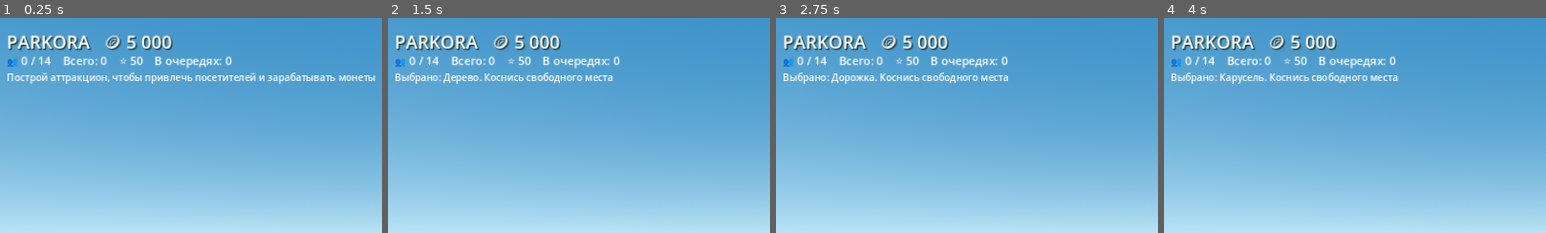
Above: before the commit, frames 1-4 (left to right).
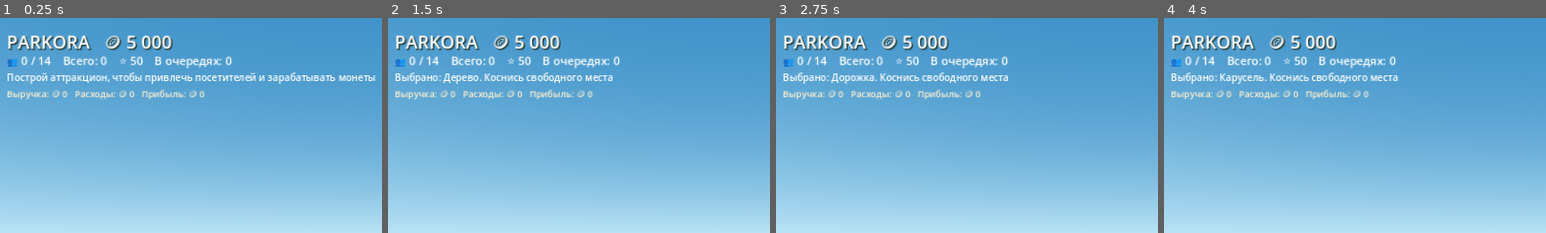
Above: after the commit, the same moments.

Repository: uchihabaha05-del/PARKORA
Game: Godot game, scene res://scenes/main.tscn
Two runs of this game, one before a commit and one after it. Both use one fixed random seed, a clock stepped at 60 frames per second and the inputs below.
Inputs:
- Up to frame 1 (0.25 s): no input
- Up to frame 2 (1.5 s): click "Карусель 🪙 1 200" at 0.5 s; click "Дерево 🪙 100" at 1.25 s
- Up to frame 3 (2.75 s): click "Дорожка 🪙 25" at 2 s
- Up to frame 4 (4 s): click "Отмена" at 2.75 s; click "Карусель 🪙 1 200" at 3.5 s
The pictures show only the part of the screen within x 1-51%, y 0-50%; the shares and areas given below are measured in that part.

The runs differ from the first frame. In frame 1, 1.0% of the frame differs, in the area x 2-54%, y 33-38%; in frame 2, 1.0%; in frame 3, 1.0%; in frame 4, 1.0%.

Commit message:
Add attraction maintenance costs and park financial reporting

Diff:
--- a/scripts/main.gd
+++ b/scripts/main.gd
@@ -22,7 +22,10 @@
 var spawn_timer := 1.0
 var total_visitors := 0
 var total_income := 0
+var total_expenses := 0
+var maintenance_timer := 10.0
 var park_rating := 50.0
+var economy_label: Label
 
 var grass_material: StandardMaterial3D
 var path_material: StandardMaterial3D
@@ -51,6 +54,7 @@
 func _process(delta: float) -> void:
 	_update_visitors(delta)
 	_animate_rides(delta)
+	_update_economy(delta)
 	spawn_timer -= delta
 	if spawn_timer <= 0.0:
 		spawn_timer = _visitor_spawn_interval()
@@ -183,6 +187,12 @@
 	hint_label.add_theme_font_size_override("font_size", 16)
 	hint_label.add_theme_color_override("font_color", Color.WHITE)
 	root.add_child(hint_label)
+
+	economy_label = Label.new()
+	economy_label.position = Vector2(24, 116)
+	economy_label.add_theme_font_size_override("font_size", 15)
+	economy_label.add_theme_color_override("font_color", Color("#fff0cf"))
+	root.add_child(economy_label)
 
 	var panel := PanelContainer.new()
 	panel.anchor_left = 0.5
@@ -376,6 +386,26 @@
 				node.rotate_y(delta * 0.75)
 			else:
 				node.rotate_z(delta * 0.22)
+
+
+
+func _update_economy(delta: float) -> void:
+	maintenance_timer -= delta
+	if maintenance_timer > 0.0:
+		return
+	maintenance_timer = 10.0
+	var upkeep := rides.size() * 3
+	if upkeep <= 0:
+		return
+	total_expenses += upkeep
+	if coins >= upkeep:
+		coins -= upkeep
+		_set_hint("Обслуживание аттракционов: −🪙 " + str(upkeep))
+	else:
+		coins = 0
+		park_rating = maxf(0.0, park_rating - 1.0)
+		_set_hint("Не хватает монет на обслуживание! Рейтинг парка снижается")
+	_update_hud()
 
 
 func _visitor_spawn_interval() -> float:
@@ -692,6 +722,9 @@
 		coins_label.text = "PARKORA   🪙 " + _format_number(coins)
 	if visitors_label != null:
 		visitors_label.text = "👥 " + str(visitors.size()) + " / " + str(MAX_VISITORS) + "    Всего: " + str(total_visitors) + "    ⭐ " + str(roundi(park_rating)) + "    В очередях: " + str(_total_queued_visitors())
+	if economy_label != null:
+		var net_profit := total_income - total_expenses
+		economy_label.text = "Выручка: 🪙 " + _format_number(total_income) + "   Расходы: 🪙 " + _format_number(total_expenses) + "   Прибыль: 🪙 " + _format_number(net_profit)
 
 
 func _total_queued_visitors() -> int:
